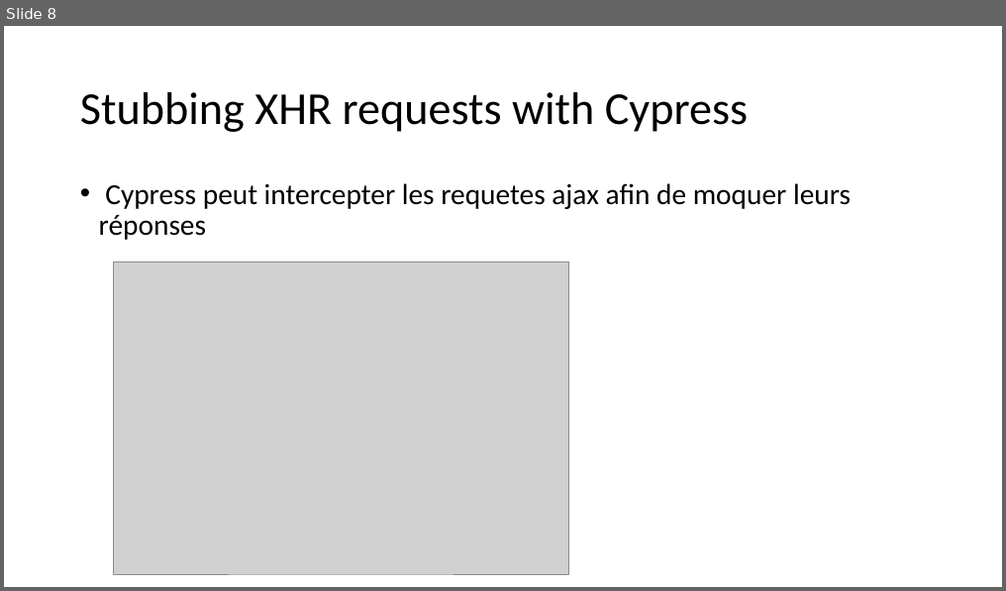
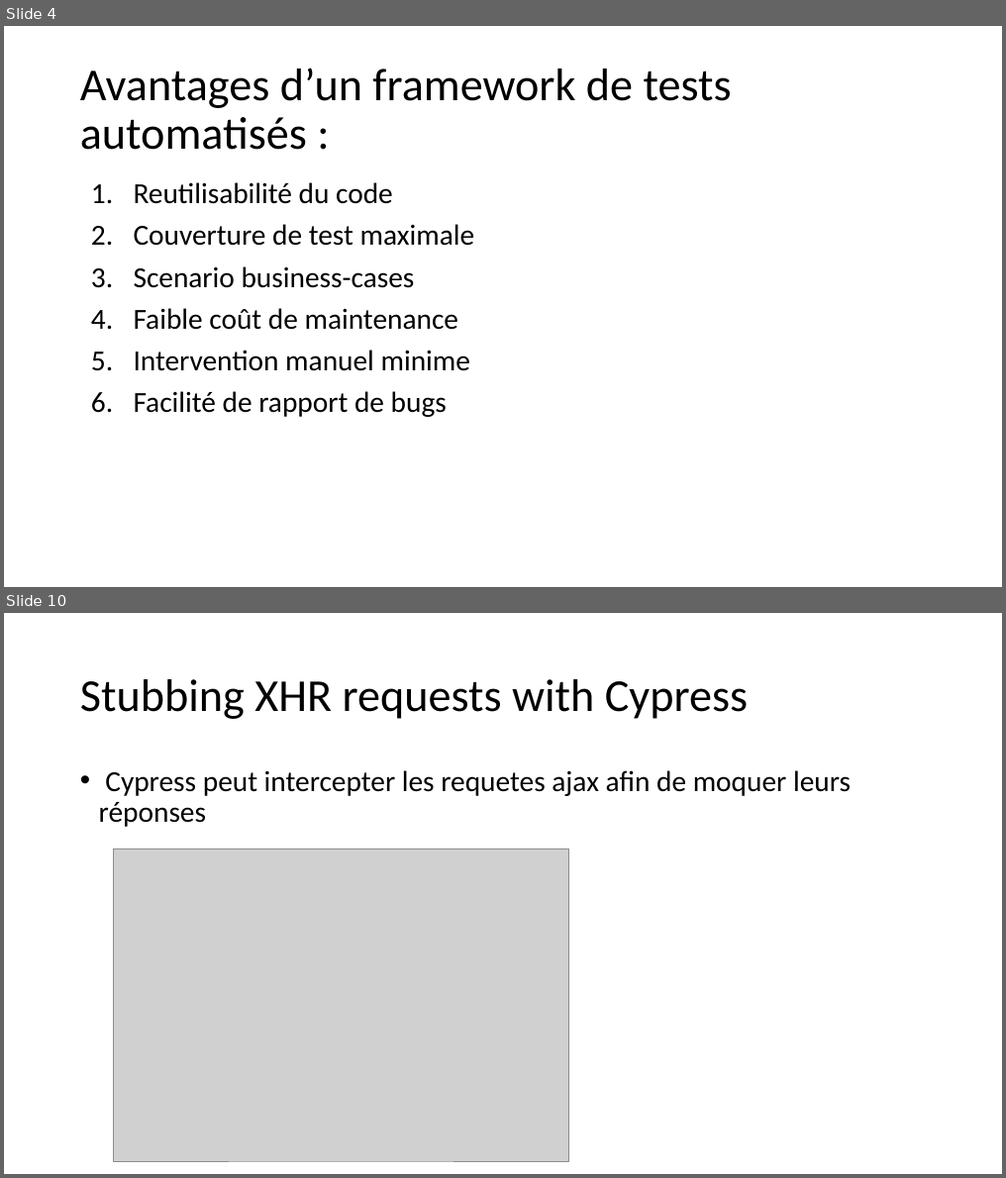
Before and after one commit to seblast312/cypress_youtube, a slide deck: Cypress.pptx. Shown one above the other, each under a label of ours: slide 8 before the commit, slides 4 and 10 after it; the slides between them are not shown. The pictures are 1006x591 and 1006x1178 pixels, drawn with LibreOffice and Linux fonts; fonts in the diff are those of the drawing; grey boxes stand for pictures. Boxes give left, top, right and bottom in pixels: in the first picture for what was removed or moved away, otherwise in the second. Text is boxed around its words. In the diff, an @@ line names an element or a change of style, - is before the commit and + after.

```diff
--- a/Cypress.pptx
+++ b/Cypress.pptx
@@ slide 4 added at [4, 26, 1002, 587], background #FFFFFF @@
@@ title added at [80, 68, 732, 150], 44 pt, text #000000 @@
+Avantages d’un framework de tests automatisés :
@@ text added at [134, 182, 475, 417], 28 pt, text #000000 @@
+1. Reutilisabilité du code
+2. Couverture de test maximale
+3. Scenario business-cases
+4. Faible coût de maintenance
+5. Intervention manuel minime
+6. Facilité de rapport de bugs
@@ what was slide 8 is now slide 10 @@
```
Also in this commit, not shown: 7 slides changed, 4 other slides added, 1 slide removed, 16 other files.
